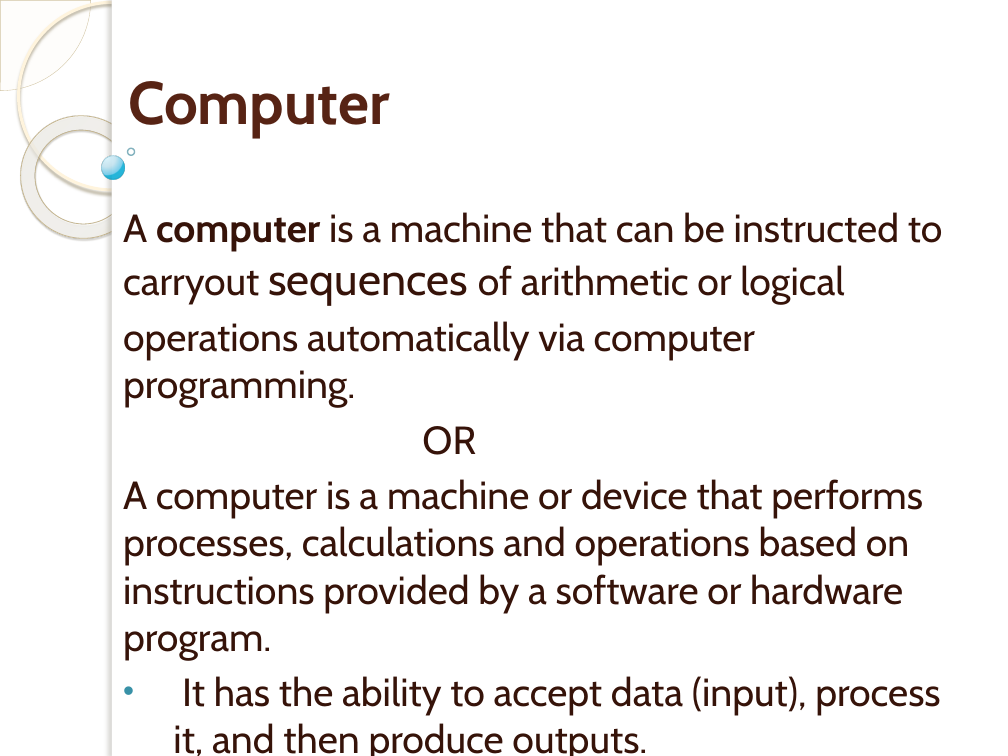
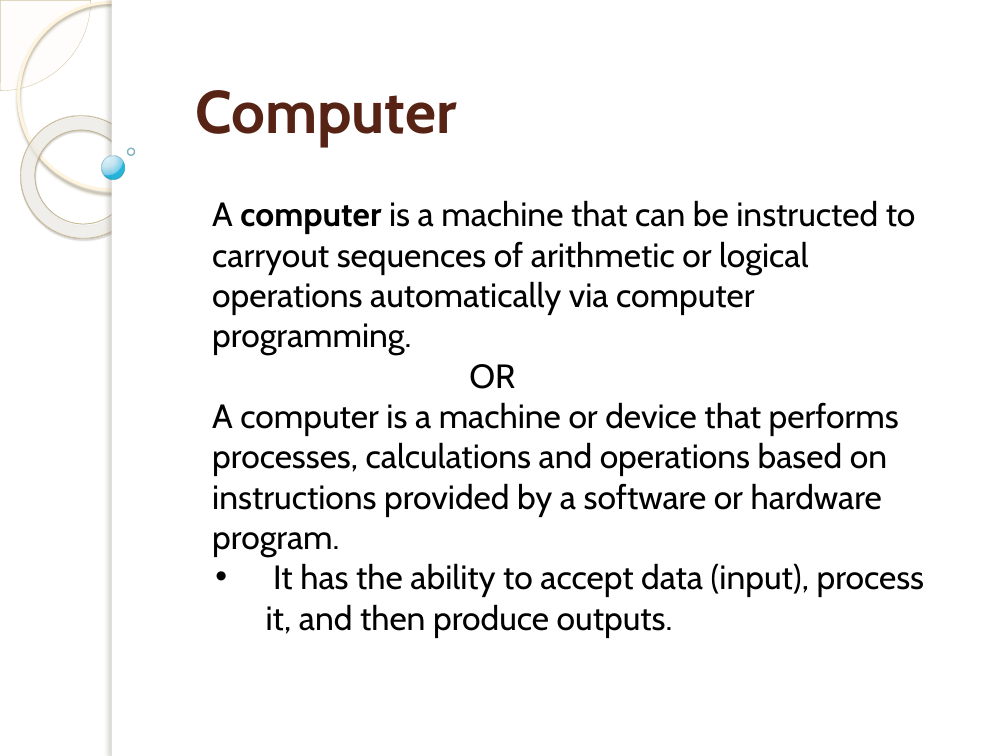
Before and after one commit to VishalChudasama08/MCA, a slide deck: slide 2 of Sem-1/FOC/Unit-1/unit-1 PPT updated.pptx. Drawn at 1008x756 pixels with LibreOffice and Linux fonts; fonts in the diff are those of the drawing; background and template pictures are left out. Boxes give left, top, right and bottom in pixels: in the first picture for what was removed or moved away, otherwise in the second. Text is boxed around its words. In the diff, an @@ line names an element or a change of style, - is before the commit and + after.

```diff
--- a/Sem-1/FOC/Unit-1/unit-1 PPT updated.pptx
+++ b/Sem-1/FOC/Unit-1/unit-1 PPT updated.pptx
@@ title "Computer": place and size @@
-title "Computer" at [128,81,390,138]
+title "Computer" at [195,90,457,146]
@@ text "A computer is a machine ...": place and size @@
-text "A computer is a machine ..." at [123,212,943,756]
+text "A computer is a machine ..." at [212,200,925,597]
@@ text "A computer is a machine ..." at [212,200,925,597]: size 28 to 24 pt, text colour #361309 to #000000; size 32 to 24 pt in "sequences"; indent changed; less space between paragraphs @@
```
Also in this commit, not shown: 13 other slides changed, 11 slides added, 9 other files.
